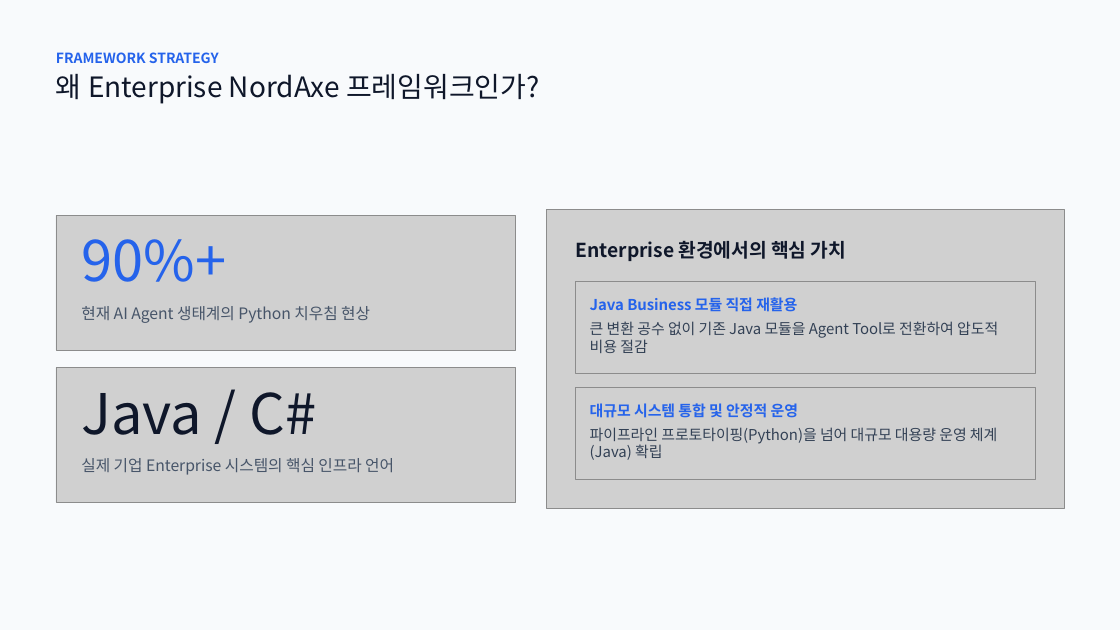
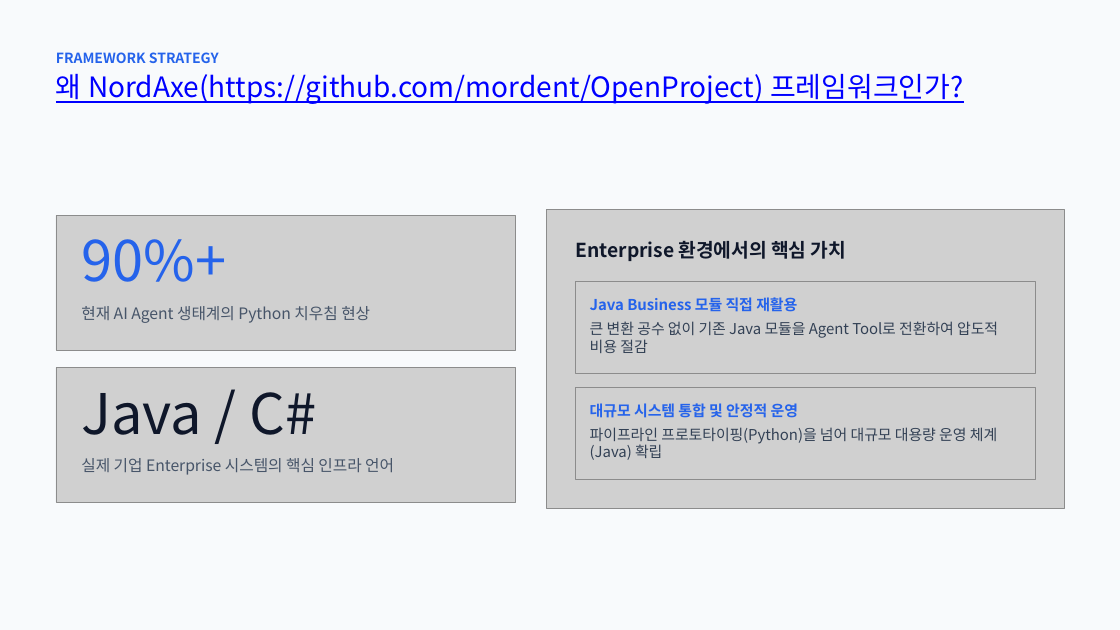
Before and after one commit to mordent/OpenProject, a slide deck: slide 10 of 제조 분야 AI Agent 아키텍처.pptx. Drawn at 1120x630 pixels with LibreOffice and Linux fonts; fonts in the diff are those of the drawing; grey boxes stand for pictures. Boxes give left, top, right and bottom in pixels: in the first picture for what was removed or moved away, otherwise in the second. Text is boxed around its words. In the diff, an @@ line names an element or a change of style, - is before the commit and + after.

Commit message:
프로젝트 링크 추가

```diff
--- a/제조 분야 AI Agent 아키텍처.pptx
+++ b/제조 분야 AI Agent 아키텍처.pptx
@@ text at box(56, 73, 964, 104): text changed; text colour #0F172A to #0000FF @@
-왜 Enterprise NordAxe 프레임워크인가?
+왜 NordAxe(https://github.com/mordent/OpenProject) 프레임워크인가?
```
